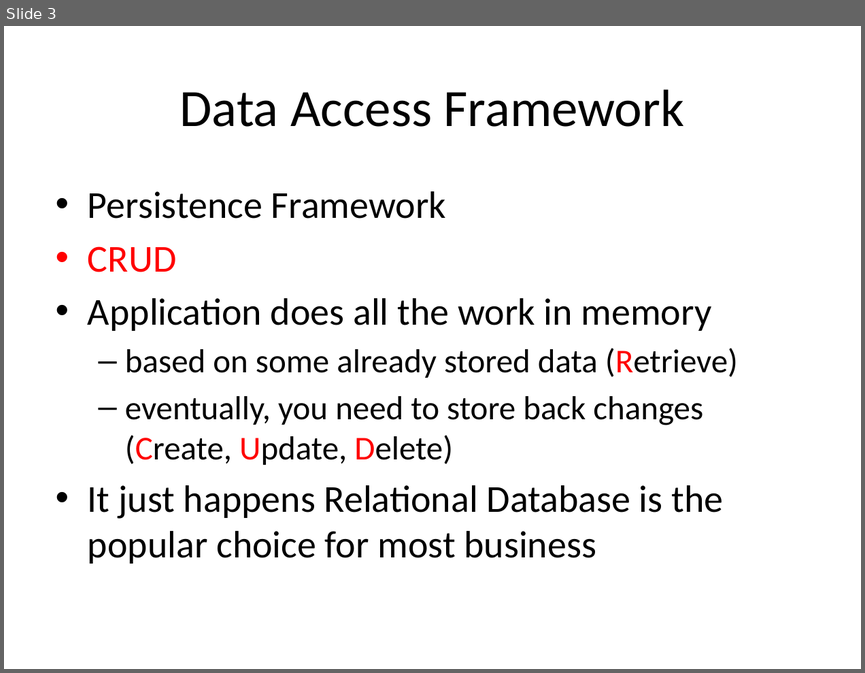
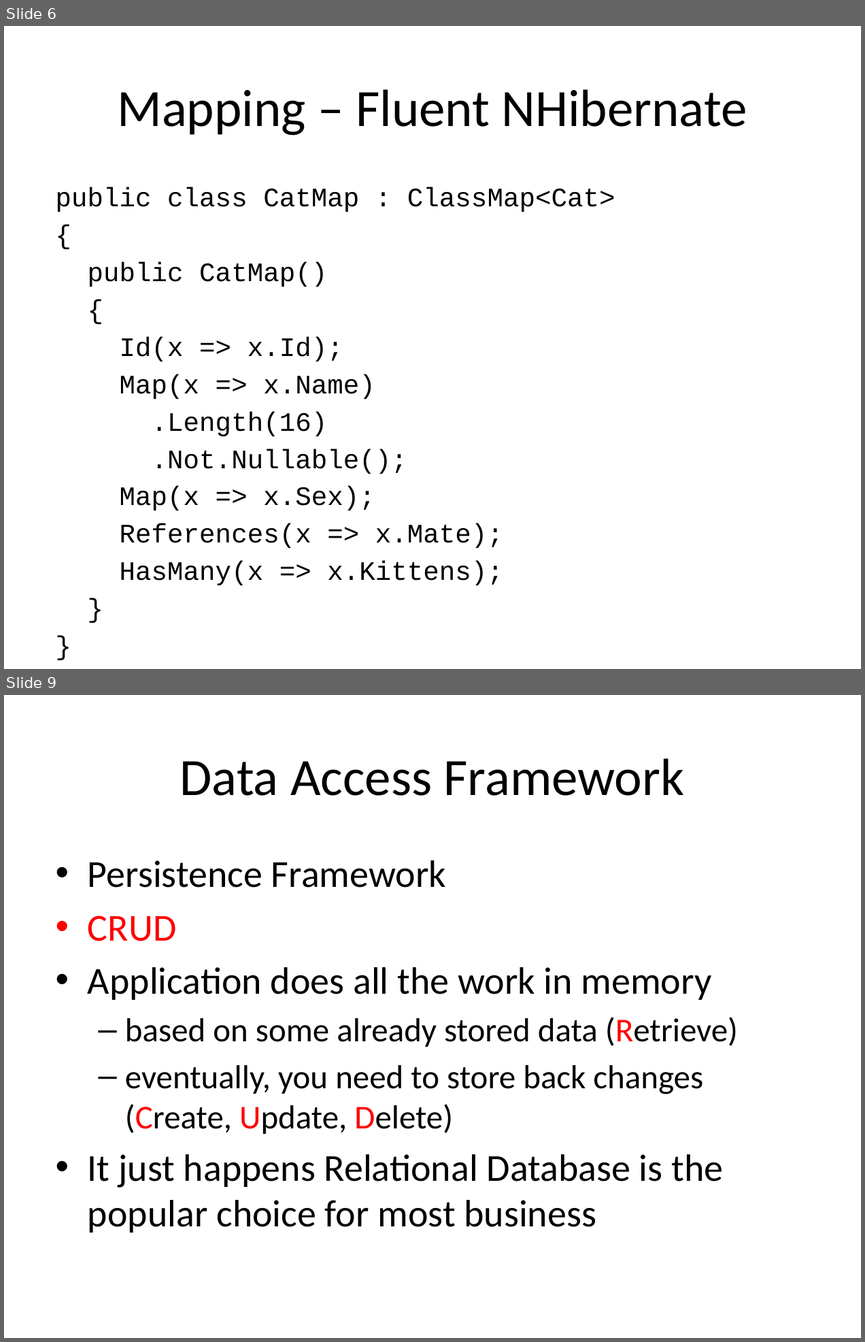
Before and after one commit to harrychou/Notes, a slide deck: Data Access Framework.pptx. Shown one above the other, each under a label of ours: slide 3 before the commit, slides 6 and 9 after it; the slides between them are not shown. The pictures are 865x673 and 865x1342 pixels, drawn with LibreOffice and Linux fonts; fonts in the diff are those of the drawing. Boxes give left, top, right and bottom in pixels: in the first picture for what was removed or moved away, otherwise in the second. Text is boxed around its words. In the diff, an @@ line names an element or a change of style, - is before the commit and + after.

```diff
--- a/Data Access Framework.pptx
+++ b/Data Access Framework.pptx
@@ slide 6 added at box(4, 26, 861, 669), background #FFFFFF @@
@@ title added at box(117, 89, 747, 135), 44 pt, text #000000 @@
+Mapping – Fluent NHibernate
@@ text added at box(56, 187, 615, 585), 22.4 pt, text #000000 @@
+public class CatMap : ClassMap<Cat>
+{
+public CatMap()
+{
+Id(x => x.Id);
+Map(x => x.Name)
+.Length(16)
+.Not.Nullable();
+Map(x => x.Sex);
+References(x => x.Mate);
+HasMany(x => x.Kittens);
+}
+}
@@ what was slide 3 is now slide 9 @@
```
Also in this commit, not shown: 2 slides changed, 5 other slides added, 1 slide removed, 2 other files.
